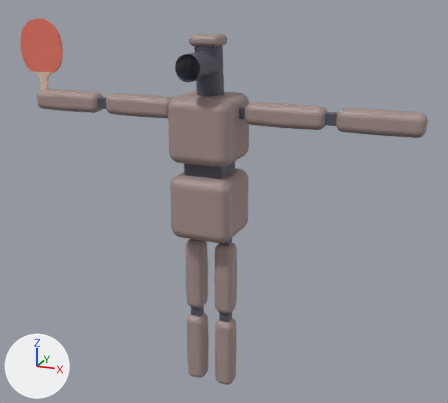
An edit to the Blender file blender/pingpong.blend, drawn before and after from the same camera.
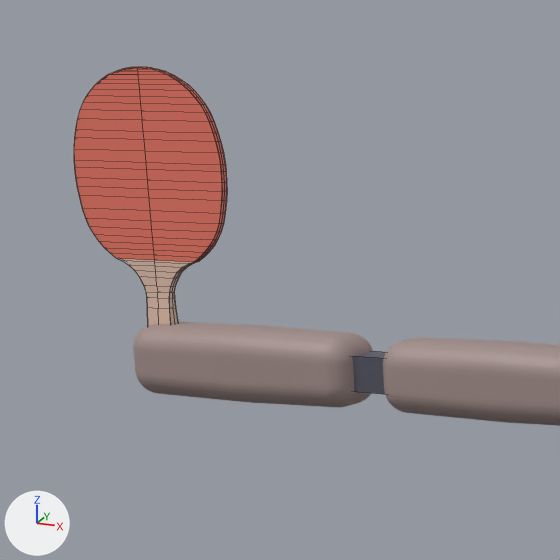
Each version appears first whole from a 50 mm lens placed at (2.37, -5.34, 3.89), pointed at (0.12, 0.06, 2.0), and next in a close-up on the part from 0% to 35% of the width and 0% to 38% of the height. The lights are fixed; the arrows at lower left show +X, +Y and +Z. The last two pictures show the newer version. The close-ups show mesh edges as thin lines.

The older version as bpy lines, for what is in view:
```python
me_cylinder_013 = bpy.data.meshes.new('Cylinder.013')
me_cylinder_013.from_pydata(...)  # 772 vertices, 770 faces; spans x -0.533..0.533, y -0.148..0.148, z -0.148..0.148
me_cylinder_013.materials.append(mat_1)  # grey #a38f8b
me_cylinder_015 = bpy.data.meshes.new('Cylinder.015')
me_cylinder_015.from_pydata(...)  # 772 vertices, 770 faces; spans x -0.533..0.533, y -0.148..0.148, z -0.148..0.148
me_cylinder_015.materials.append(mat_1)  # grey #a38f8b
me_plane_001 = bpy.data.meshes.new('Plane.001')
me_plane_001.from_pydata(...)  # 154 vertices, 153 faces; spans x 0.0..1.07, y 0.07..3.69, z 0.0..0.09
# faces by material slot: [45, 108]
me_plane_001.materials.append(mat_3)  # beige #dfbeab
me_plane_001.materials.append(mat_4)  # red #e77664
ob_cylinder_013 = bpy.data.objects.new('Cylinder.013', me_cylinder_013)
ob_cylinder_013.location = (-0.741, 0.0, 2.907)
ob_cylinder_013.rotation_euler = (-3.142, 0.0, -0.00133)  # degrees (-180, 0, -0.1)
ob_cylinder_013.scale = (0.703, 0.703, 0.703)
ob_cylinder_015 = bpy.data.objects.new('Cylinder.015', me_cylinder_015)
ob_cylinder_015.location = (-1.584, 0.0, 2.907)
ob_cylinder_015.rotation_euler = (-3.142, 0.0, 0.00137)  # degrees (-180, 0, 0.1)
ob_cylinder_015.scale = (0.703, 0.703, 0.703)
ob_plane = bpy.data.objects.new('Plane', me_plane_001)
ob_plane.location = (-1.888, -0.002, 2.833)
ob_plane.rotation_euler = (1.571, 0.0, 3.142)  # degrees (90, 0, 180)
ob_plane.scale = (0.24, 0.24, 0.24)
_m = ob_plane.modifiers.new('Mirror', 'MIRROR')
_m.use_axis = (True, False, True)
_m.use_clip = True
_m = ob_plane.modifiers.new('Bevel', 'BEVEL')
_m.width = 8.23
_m.width_pct = 8.23
# also in view: 'Cylinder.016' at (-1.17, 0.0, 2.91)
```
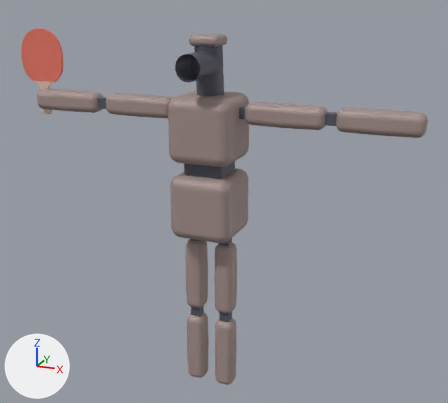
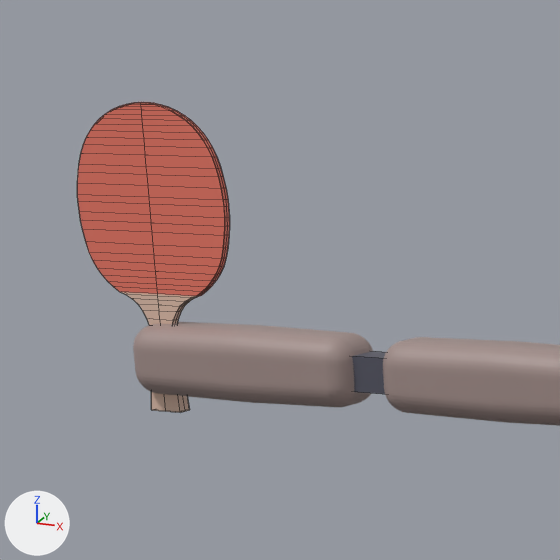
The change, as a diff of the scene's bpy script:
```diff
--- a/blender/pingpong.blend.py
+++ b/blender/pingpong.blend.py
@@ me_plane_001 @@
 # used by ob_plane; location = (-1.888, -0.002, 2.833); rotation_euler = (1.571, 0.0, 3.142), in degrees (90, 0, 180); scale = (0.24, 0.24, 0.24)
-me_plane_001.from_pydata(...)  # 154 vertices, 153 faces; spans x 0.0..1.07, y 0.07..3.69, z 0.0..0.09
+me_plane_001.from_pydata(...)  # 154 vertices, 153 faces; spans x 0.0..1.07, y -0.33..3.29, z 0.0..0.09
+# me_plane_001 part 1: the whole mesh is moved by (0.0, -0.4, 0.0)
 me_plane_001.materials.append(mat_3)
```

Where the change shows, as pixel boxes (x1, y1, x2, y2) in the close-ups (560 x 560 px):
'Plane', moved
    before: (74, 67, 227, 326)
    after: (77, 102, 230, 412)
